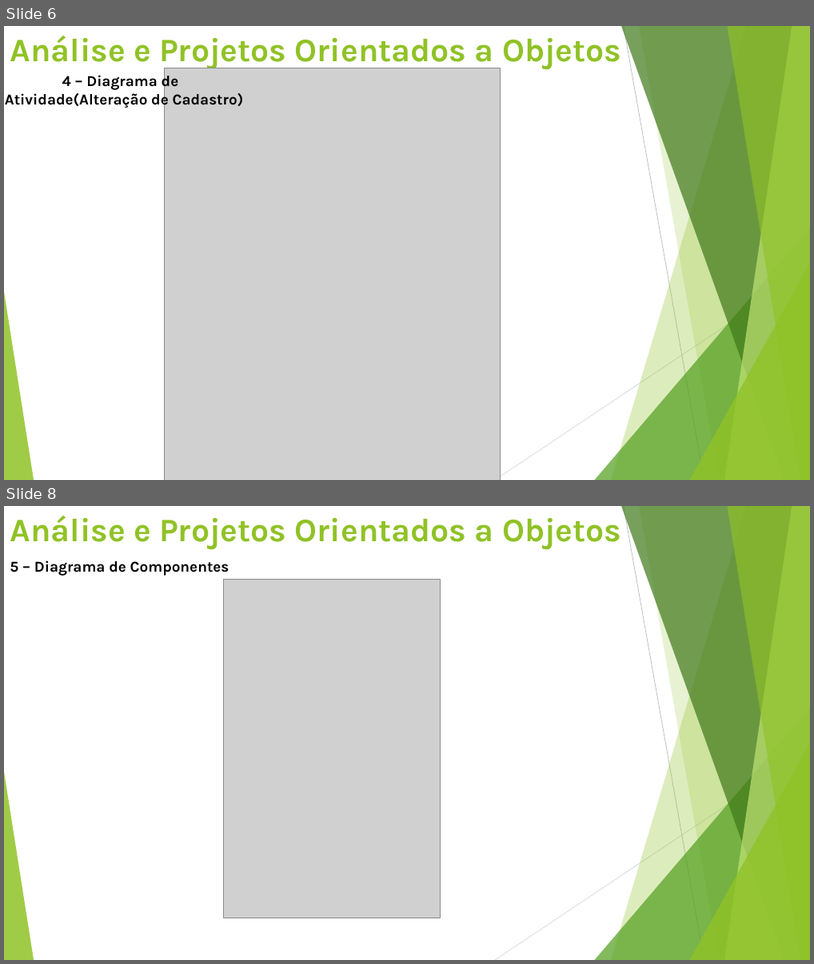
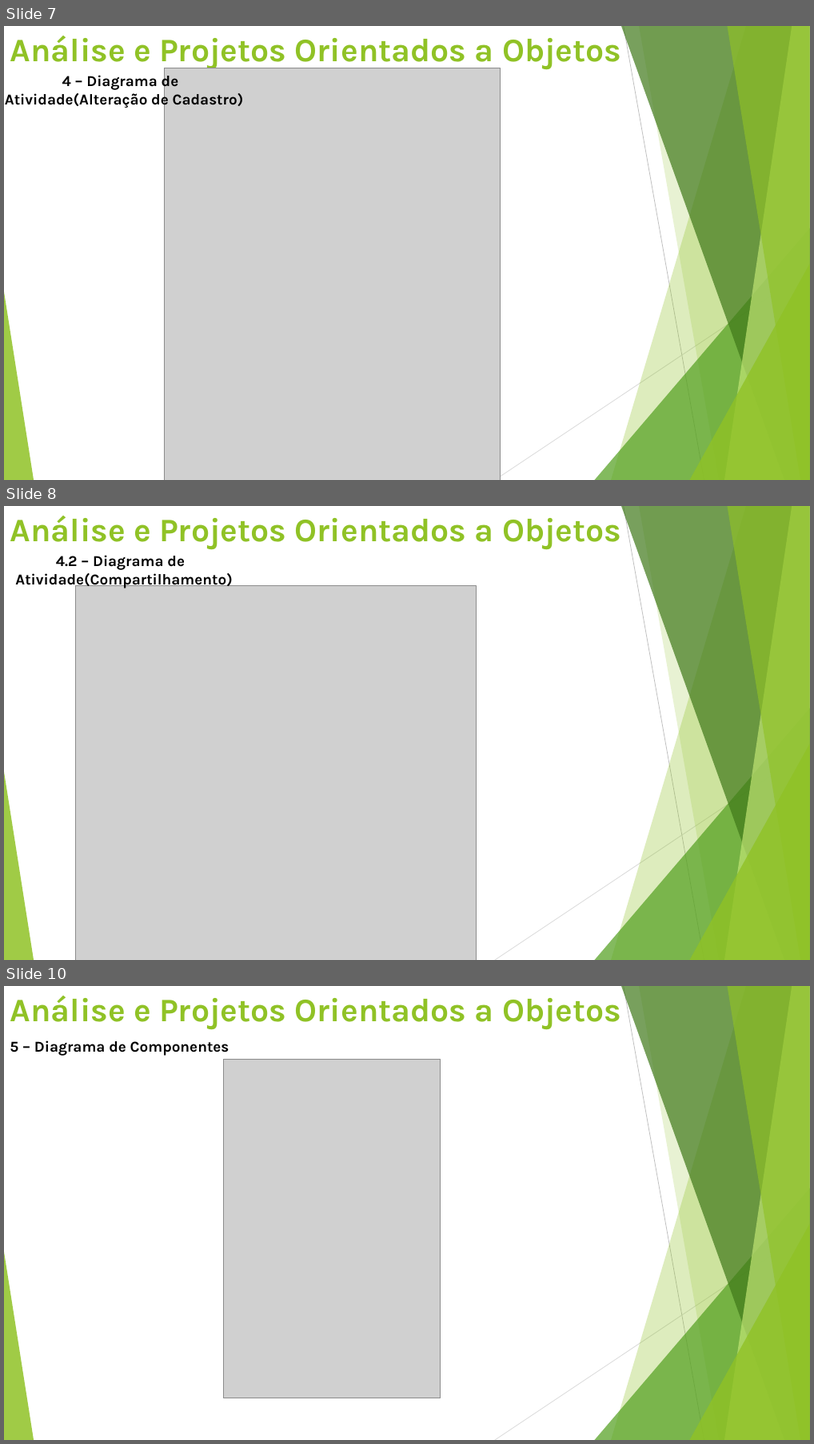
Before and after one commit to GabrielVictorino97/TrabalhoDiagramas, a slide deck: Apresentação.pptx. Shown one above the other, each under a label of ours: slides 6 and 8 before the commit, slides 7, 8 and 10 after it; the slides between them are not shown. The pictures are 814x964 and 814x1444 pixels, drawn with LibreOffice and Linux fonts; fonts in the diff are those of the drawing; grey boxes stand for pictures. Boxes give left, top, right and bottom in pixels: in the first picture for what was removed or moved away, otherwise in the second. Text is boxed around its words. In the diff, an @@ line names an element or a change of style, - is before the commit and + after.

```diff
--- a/Apresentação.pptx
+++ b/Apresentação.pptx
@@ slide 8 added at (4, 506, 810, 960), background #FFFFFF at 5% opacity; not listed: 10 template elements that a slide beside it also shows @@
@@ text added at (10, 516, 622, 549), 39 pt, text #90C226, bold @@
+Análise e Projetos Orientados a Objetos
@@ text added at (15, 555, 232, 589), 18 pt, text #000000, bold @@
+4.2 – Diagrama de
+Atividade(Compartilhamento)
@@ picture added at (75, 586, 477, 960) @@
@@ what was slide 6 is now slide 7 @@
@@ what was slide 8 is now slide 10 @@
```
Also in this commit, not shown: 2 slides changed, 1 other slide added.
